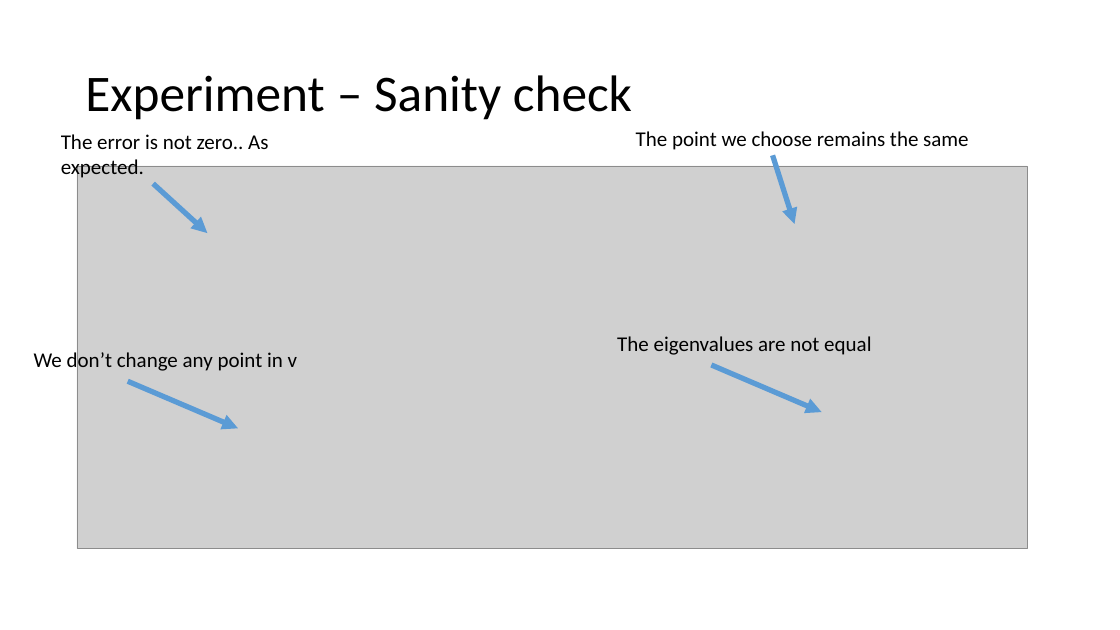
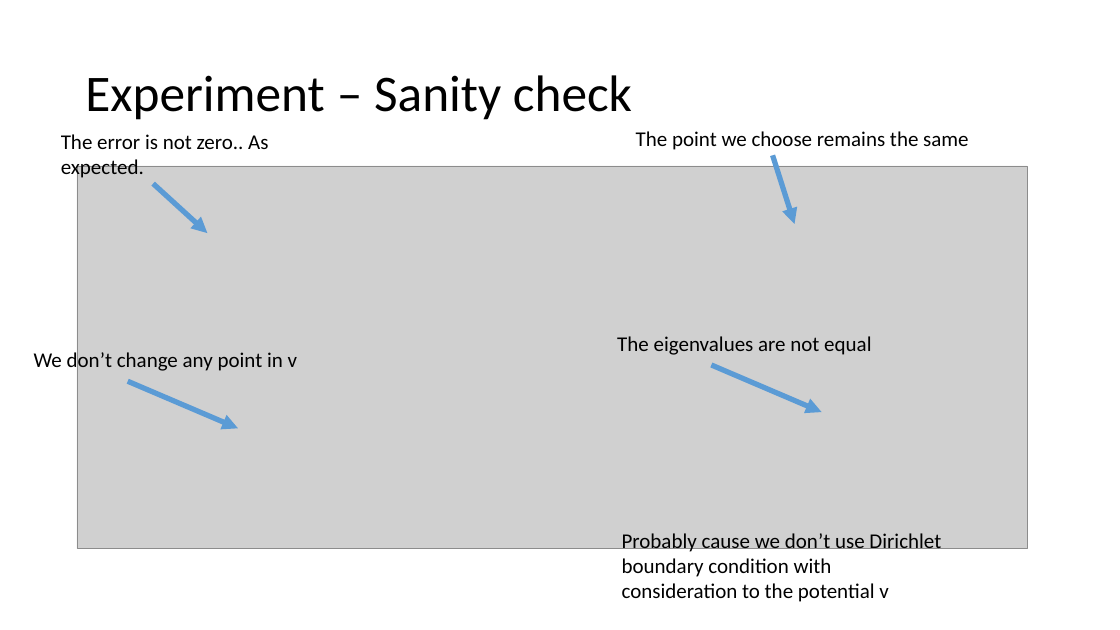
Before and after one commit to tsachiblau/geometricComputerVisionProject, a slide deck: slide 11 of Presentation.pptx (slide 10 before the commit). Drawn at 1120x630 pixels with LibreOffice and Linux fonts; fonts in the diff are those of the drawing; grey boxes stand for pictures. Boxes give left, top, right and bottom in pixels: in the first picture for what was removed or moved away, otherwise in the second. Text is boxed around its words. In the diff, an @@ line names an element or a change of style, - is before the commit and + after.

```diff
--- a/Presentation.pptx
+++ b/Presentation.pptx
@@ text added at (622, 533, 941, 602), 18 pt, text #000000 @@
+Probably cause we don’t use Dirichlet boundary condition with consideration to the potential v
```
Also in this commit, not shown: 3 other slides changed, 1 slide added.
